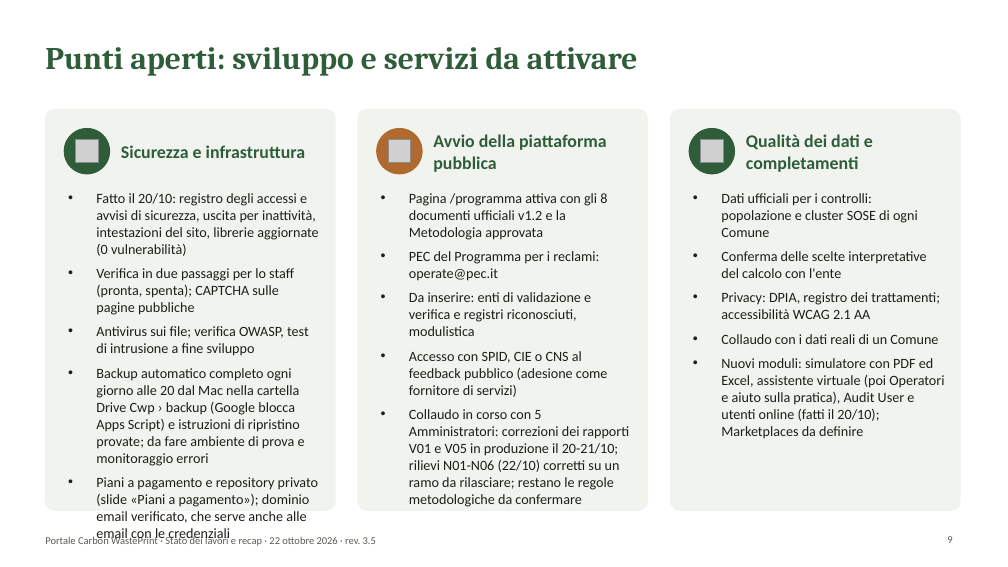
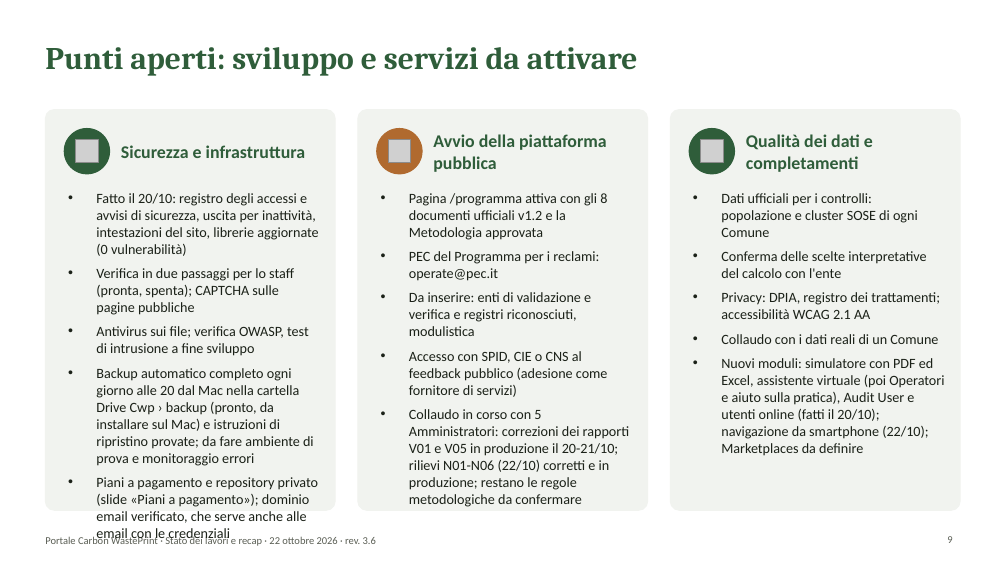
Before and after one commit to lucamorettioperate/portale-cwp, a slide deck: slide 9 of public/documentazione/Presentazione_Portale_CWP.pptx. Drawn at 1008x567 pixels with LibreOffice and Linux fonts; fonts in the diff are those of the drawing; grey boxes stand for pictures; background and template pictures are left out. Boxes give left, top, right and bottom in pixels: in the first picture for what was removed or moved away, otherwise in the second. Text is boxed around its words. In the diff, an @@ line names an element or a change of style, - is before the commit and + after.

```diff
--- a/public/documentazione/Presentazione_Portale_CWP.pptx
+++ b/public/documentazione/Presentazione_Portale_CWP.pptx
@@ text at bbox=[721, 358, 944, 456]: text changed @@
-• Nuovi moduli: simulatore con PDF ed Excel, assistente virtuale (poi Operatori e aiuto sulla pratica), Audit User e utenti online (fatti il 20/10); Marketplaces da definire
+• Nuovi moduli: simulatore con PDF ed Excel, assistente virtuale (poi Operatori e aiuto sulla pratica), Audit User e utenti online (fatti il 20/10); navigazione da smartphone (22/10); Marketplaces da definire
@@ text at bbox=[96, 368, 314, 466]: text changed @@
-• Backup automatico completo ogni giorno alle 20 dal Mac nella cartella Drive Cwp › backup (Google blocca Apps Script) e istruzioni di ripristino provate; da fare ambiente di prova e monitoraggio errori
+• Backup automatico completo ogni giorno alle 20 dal Mac nella cartella Drive Cwp › backup (pronto, da installare sul Mac) e istruzioni di ripristino provate; da fare ambiente di prova e monitoraggio errori
@@ text at bbox=[409, 409, 629, 507]: text changed @@
-• Collaudo in corso con 5 Amministratori: correzioni dei rapporti V01 e V05 in produzione il 20-21/10; rilievi N01-N06 (22/10) corretti su un ramo da rilasciare; restano le regole metodologiche da confermare
+• Collaudo in corso con 5 Amministratori: correzioni dei rapporti V01 e V05 in produzione il 20-21/10; rilievi N01-N06 (22/10) corretti e in produzione; restano le regole metodologiche da confermare
@@ text at bbox=[45, 536, 376, 546]: text changed @@
-Portale Carbon WastePrint · Stato dei lavori e recap · 22 ottobre 2026 · rev. 3.5
+Portale Carbon WastePrint · Stato dei lavori e recap · 22 ottobre 2026 · rev. 3.6
```
Also in this commit, not shown: 13 other slides changed, 17 other files.
